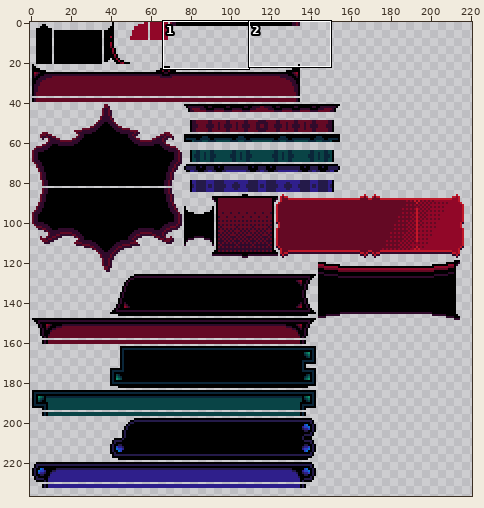
Two versions of one pixel-art file, Succubus/Sprites/Frames.aseprite. The first picture is a wide view before the edit; the outline marks the close-up.
Close-up. The starting point:
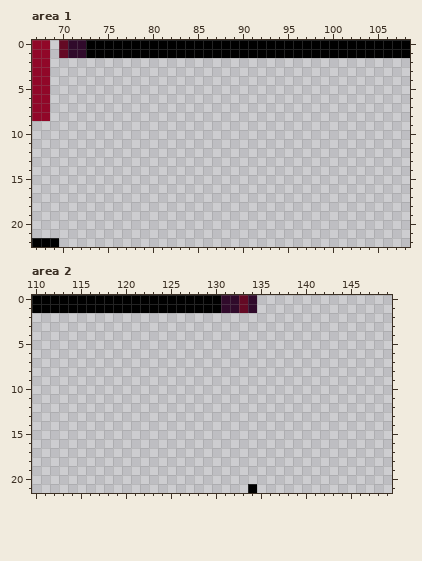
256x256 pixels, 1 frame. Shown: area 1: x 67..108, y 0..22; area 2: x 110..149, y 0..21. The wide view leaves out empty margins.
After the commit:
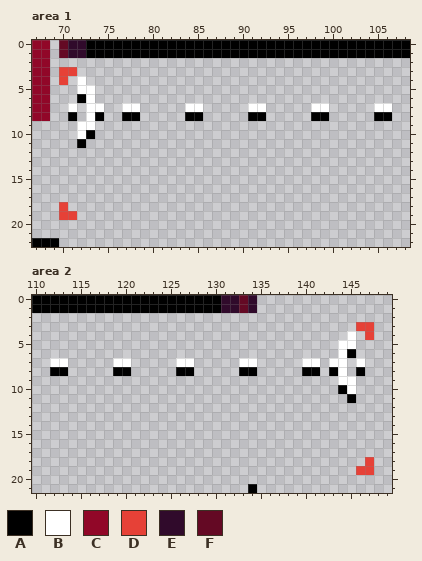
Palette (. is transparent): A #000000  B #ffffff  C #910728  D #e64137  E #300a2b  F #640924
What changed:
--- area 1
@@ x 67..108 @@
  2 CC........................................
- 3 CC........................................
- 4 CC........................................
- 5 CC........................................
- 6 CC........................................
- 7 CC........................................
- 8 CC........................................
- 9 ..........................................
-10 ..........................................
-11 ..........................................
+ 3 CC.DD.....................................
+ 4 CC.D.B....................................
+ 5 CC...BB...................................
+ 6 CC...AB...................................
+ 7 CC..B.BB..BB.....BB.....BB.....BB.....BB..
+ 8 CC..A.BA..AA.....AA.....AA.....AA.....AA..
+ 9 .....BB...................................
+10 .....BA...................................
+11 .....A....................................
 12 ..........................................
@@ x 68..73 @@
 17 ......
-18 ......
-19 ......
+18 ..D...
+19 ..DD..
 20 ......
--- area 2
@@ x 110..149 @@
  2 ........................................
- 3 ........................................
- 4 ........................................
- 5 ........................................
- 6 ........................................
- 7 ........................................
- 8 ........................................
- 9 ........................................
-10 ........................................
-11 ........................................
+ 3 ....................................DD..
+ 4 ...................................B.D..
+ 5 ..................................BB....
+ 6 ..................................BA....
+ 7 ..BB.....BB.....BB.....BB.....BB.BB.B...
+ 8 ..AA.....AA.....AA.....AA.....AA.AB.A...
+ 9 ..................................BB....
+10 ..................................AB....
+11 ...................................A....
 12 ........................................
@@ x 144..149 @@
 17 ......
-18 ......
-19 ......
+18 ...D..
+19 ..DD..
 20 ......
